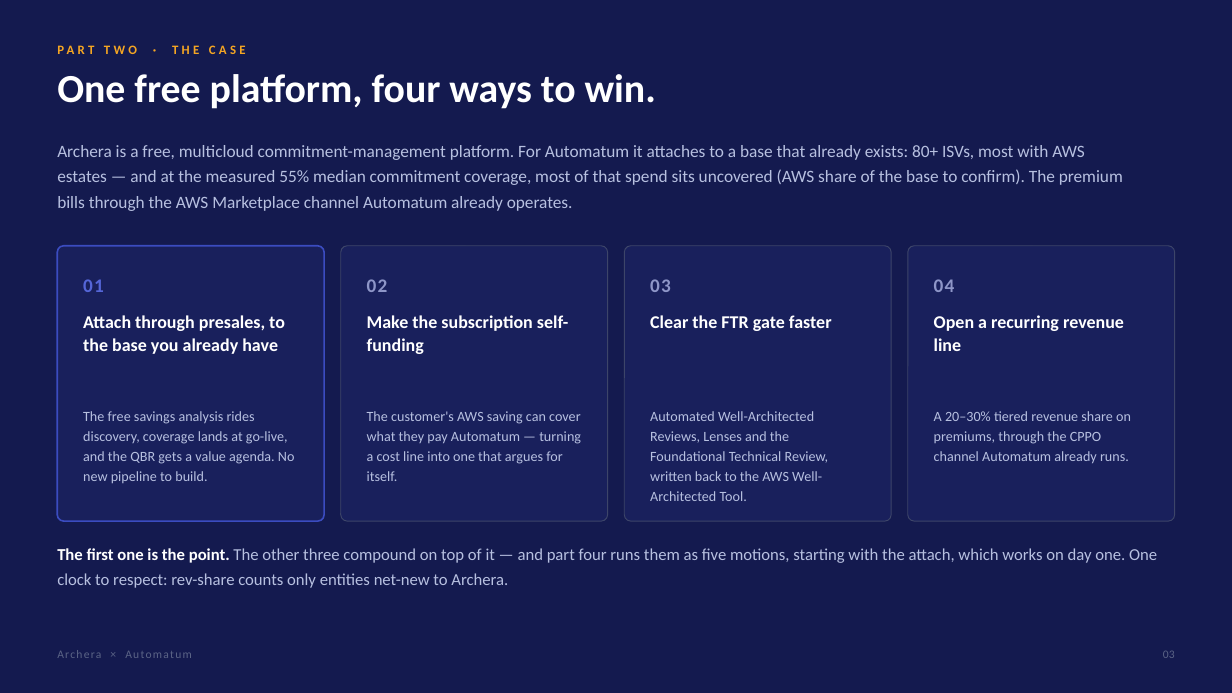
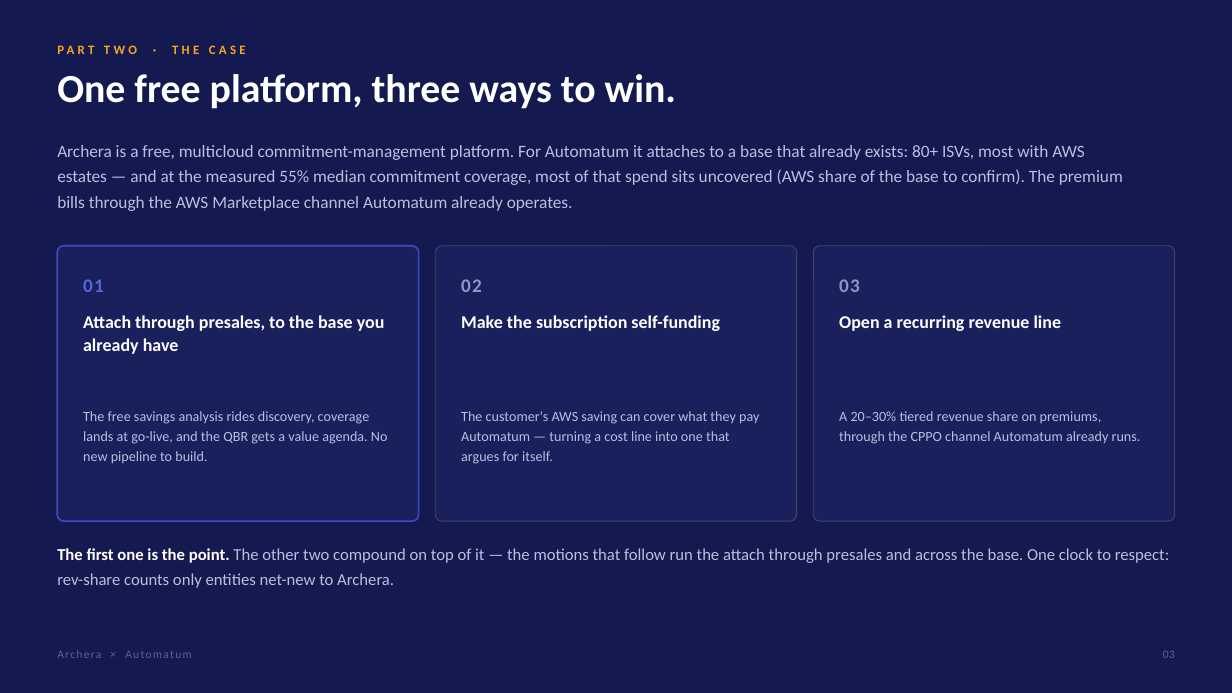
Before and after one commit to KianteEvans/barberbook, a slide deck: slide 3 of decks/Archera-for-Automatum.pptx. Drawn at 1232x693 pixels with LibreOffice and Linux fonts; fonts in the diff are those of the drawing. Boxes give left, top, right and bottom in pixels: in the first picture for what was removed or moved away, otherwise in the second. Text is boxed around its words. In the diff, an @@ line names an element or a change of style, - is before the commit and + after.

```diff
--- a/decks/Archera-for-Automatum.pptx
+++ b/decks/Archera-for-Automatum.pptx
@@ text at box(57, 74, 676, 109): text changed @@
-One free platform, four ways to win.
+One free platform, three ways to win.
@@ rounded rectangle: place and size @@
-rounded rectangle at box(57, 246, 324, 521)
+rounded rectangle at box(57, 246, 419, 521)
@@ proportions changed in 3 elements at box(57, 246, 419, 521), box(813, 246, 1175, 521), box(435, 246, 797, 521) @@
@@ rounded rectangle: place and size @@
-rounded rectangle at box(341, 246, 608, 521)
+rounded rectangle at box(435, 246, 797, 521)
@@ text "02": place and size @@
-text "02" at box(367, 279, 388, 292)
+text "02" at box(461, 279, 482, 292)
@@ rounded rectangle removed at box(625, 246, 892, 521) @@
@@ rounded rectangle: place and size @@
-rounded rectangle at box(908, 246, 1175, 521)
+rounded rectangle at box(813, 246, 1175, 521)
@@ text "03": place and size @@
-text "03" at box(650, 279, 671, 292)
+text "03" at box(839, 279, 860, 292)
@@ text removed at box(934, 279, 955, 292) @@
-04
@@ text "Attach through presales, to the ..." rewrapped from box(83, 315, 285, 354) to box(83, 315, 385, 354) @@
@@ text "Make the subscription self-funding" rewrapped from box(367, 315, 568, 354) to box(461, 315, 720, 331) @@
@@ text removed at box(650, 315, 832, 331) @@
-Clear the FTR gate faster
@@ text "Open a recurring revenue line" rewrapped from box(934, 315, 1124, 351) to box(839, 315, 1062, 331) @@
@@ text "The free savings analysis rides ..." rewrapped from box(83, 411, 295, 483) to box(83, 411, 388, 463) @@
@@ text "The customer's AWS saving can ..." rewrapped from box(367, 411, 581, 481) to box(461, 411, 759, 464) @@
@@ text removed at box(650, 411, 828, 501) @@
-Automated Well-Architected Reviews, Lenses and the Foundational Technical Review, written back to the AWS Well-Architected Tool.
@@ text "A 20–30% tiered revenue share ..." rewrapped from box(934, 411, 1131, 463) to box(839, 411, 1141, 444) @@
@@ text at box(57, 548, 1169, 588): text changed @@
-The first one is the point. The other three compound on top of it — and part four runs them as five motions, starting with the attach, which works on day one. One clock to respect: rev-share counts only entities net-new to Archera.
+The first one is the point. The other two compound on top of it — the motions that follow run the attach through presales and across the base. One clock to respect: rev-share counts only entities net-new to Archera.
```
Also in this commit, not shown: 11 other slides changed, 4 slides removed, 2 other files.
